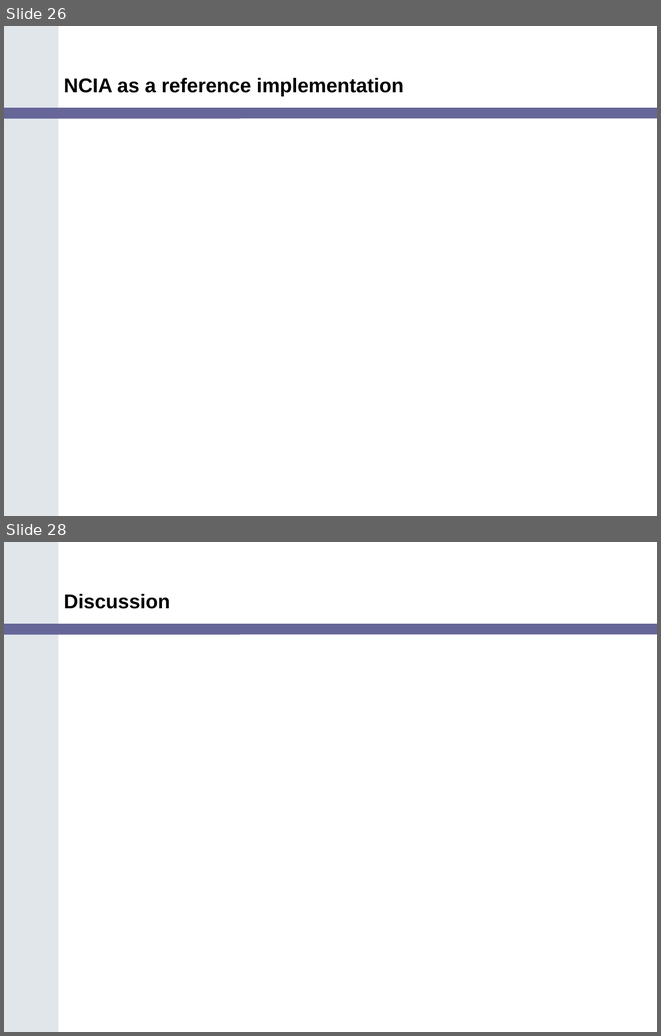
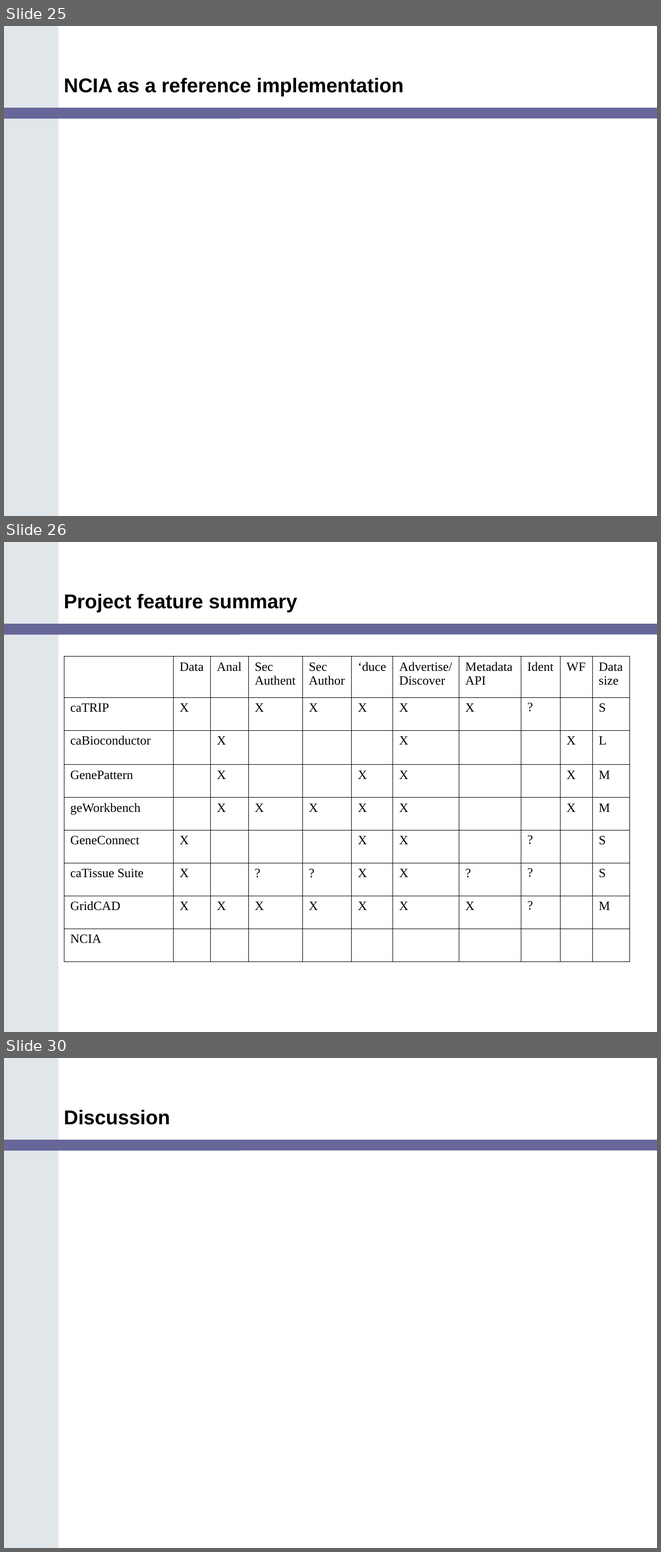
Before and after one commit to NCIP/cagrid-docs, a slide deck: presentations/200607_VCDE_ARCH/Ref_Impl_Arch_VCDE_2006_07.ppt. Shown one above the other, each under a label of ours: slides 26 and 28 before the commit, slides 25, 26 and 30 after it; the slides between them are not shown. The pictures are 661x1036 and 661x1552 pixels, drawn with LibreOffice and Linux fonts; fonts in the diff are those of the drawing; background and template pictures are left out. Boxes give left, top, right and bottom in pixels: in the first picture for what was removed or moved away, otherwise in the second. Text is boxed around its words. In the diff, an @@ line names an element or a change of style, - is before the commit and + after.

Commit message:
added detail for projects and summary slides

```diff
--- a/presentations/200607_VCDE_ARCH/Ref_Impl_Arch_VCDE_2006_07.ppt
+++ b/presentations/200607_VCDE_ARCH/Ref_Impl_Arch_VCDE_2006_07.ppt
@@ slide 26 added at (x1=4, y1=542, x2=657, y2=1032), background #FFFFFF; not listed: 2 template elements that a slide beside it also shows @@
@@ title added at (x1=64, y1=593, x2=297, y2=612), 22 pt, text #000000, bold @@
+Project feature summary
@@ table added at (x1=64, y1=656, x2=629, y2=961), 9 rows, 11 columns @@
+ | Data | Anal | Sec Authent | Sec / Author | ‘duce | Advertise/ Discover | Metadata API | Ident | WF | Data size
+caTRIP | X |  | X | X | X | X | X | ? |  | S
+caBioconductor |  | X |  |  |  | X |  |  | X | L
+GenePattern |  | X |  |  | X | X |  |  | X | M
+geWorkbench |  | X | X | X | X | X |  |  | X | M
+GeneConnect | X |  |  |  | X | X |  | ? |  | S
+caTissue Suite | X |  | ? | ? | X | X | ? | ? |  | S
+GridCAD | X | X | X | X | X | X | X | ? |  | M
+NCIA |  |  |  |  |  |  |  |  |  | 
@@ what was slide 26 is now slide 25 @@
@@ what was slide 28 is now slide 30 @@
```
Also in this commit, not shown: 8 slides changed, 6 other slides added, 5 slides removed.
